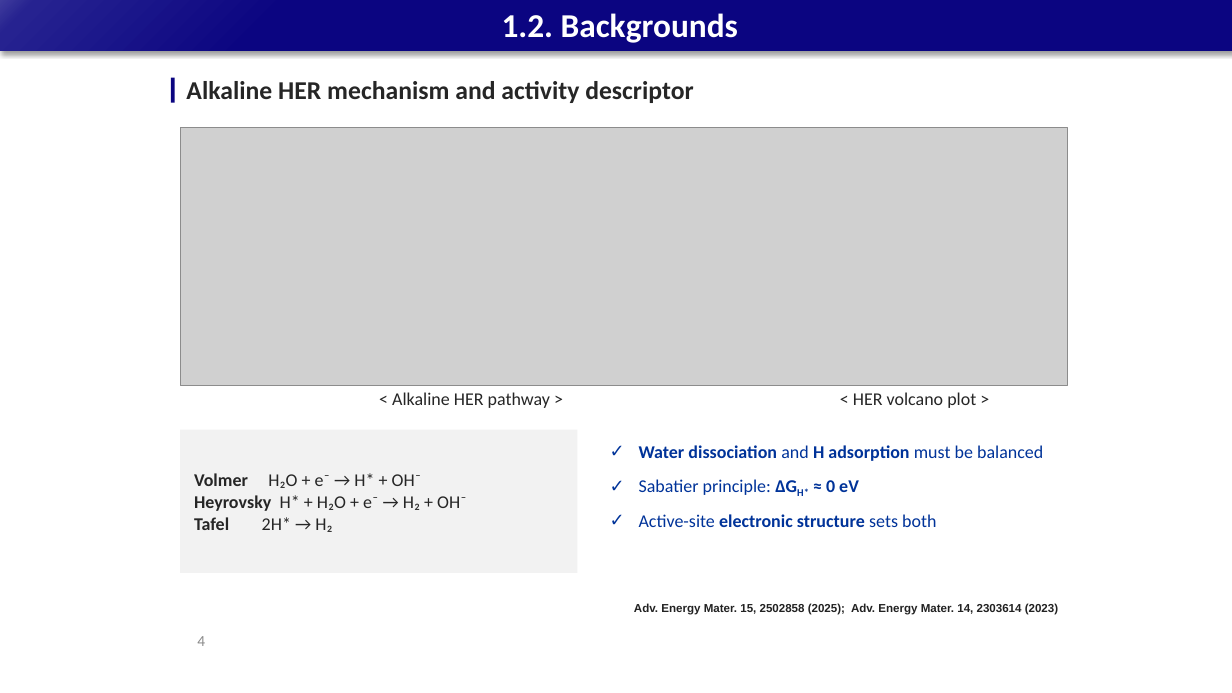
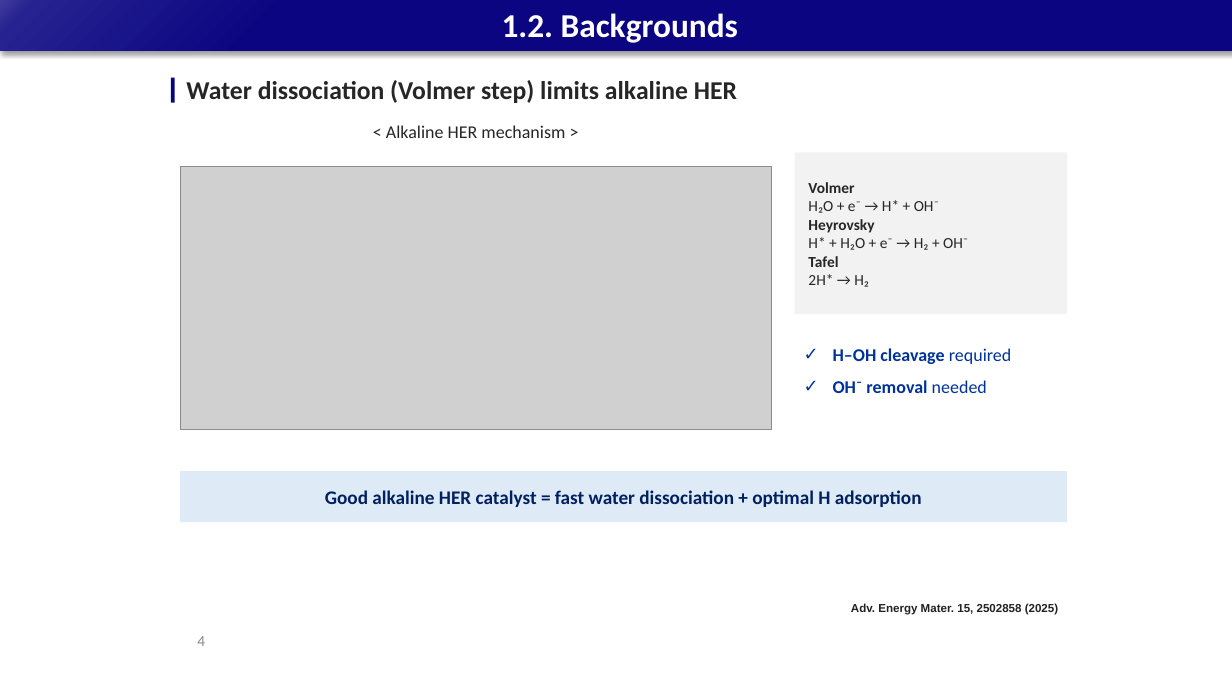
Before and after one commit to limsj0204/letter, a slide deck: slide 4 of 학위논문_디펜스_발표자료.pptx. Drawn at 1232x693 pixels with LibreOffice and Linux fonts; fonts in the diff are those of the drawing; grey boxes stand for pictures. Boxes give left, top, right and bottom in pixels: in the first picture for what was removed or moved away, otherwise in the second. Text is boxed around its words. In the diff, an @@ line names an element or a change of style, - is before the commit and + after.

```diff
--- a/학위논문_디펜스_발표자료.pptx
+++ b/학위논문_디펜스_발표자료.pptx
@@ text at [186, 80, 737, 103]: text changed @@
-Alkaline HER mechanism and activity descriptor
+Water dissociation (Volmer step) limits alkaline HER
@@ text at [386, 125, 565, 138]: text changed @@
-< Alkaline HER pathway >
+< Alkaline HER mechanism >
@@ picture: place and size @@
-picture at [180, 128, 1067, 386]
+picture at [180, 166, 772, 430]
@@ rectangle "Volmer": place and size @@
-rectangle "Volmer" at [180, 430, 578, 573]
+rectangle "Volmer" at [795, 152, 1067, 314]
@@ text in rectangle at [808, 182, 968, 287]: text changed; size 14 to 12 pt @@
-Volmer H₂O + e⁻ → H* + OH⁻
-Heyrovsky H* + H₂O + e⁻ → H₂ + OH⁻
-Tafel 2H* → H₂
+Volmer
+H₂O + e⁻ → H* + OH⁻
+Heyrovsky
+H* + H₂O + e⁻ → H₂ + OH⁻
+Tafel
+2H* → H₂
@@ text added at [833, 348, 1011, 393], 14 pt, text #003399, bold @@
+✓ H–OH cleavage required
+✓ OH⁻ removal needed
@@ text removed at [853, 392, 976, 408] @@
-< HER volcano plot >
@@ rectangle "Good alkaline HER catalyst = ...": place and size @@
-rectangle "Good alkaline HER catalyst = ..." at [639, 445, 1043, 527]
+rectangle "Good alkaline HER catalyst = ..." at [180, 471, 1067, 522]
@@ rectangle "Good alkaline HER catalyst = ..." at [180, 471, 1067, 522]: vertical alignment top to middle; fill none to #DEEBF7 @@
@@ text in rectangle at [325, 490, 922, 507]: text changed; size 14 to 15 pt; text colour #003399 to #002060 @@
-✓ Water dissociation and H adsorption must be balanced
-✓ Sabatier principle: ΔGH* ≈ 0 eV
-✓ Active-site electronic structure sets both
+Good alkaline HER catalyst = fast water dissociation + optimal H adsorption
@@ text at [851, 603, 1058, 615]: text changed @@
-Adv. Energy Mater. 15, 2502858 (2025); Adv. Energy Mater. 14, 2303614 (2023)
+Adv. Energy Mater. 15, 2502858 (2025)
```
Also in this commit, not shown: 8 other slides changed, 14 slides added, 2 slides removed.
